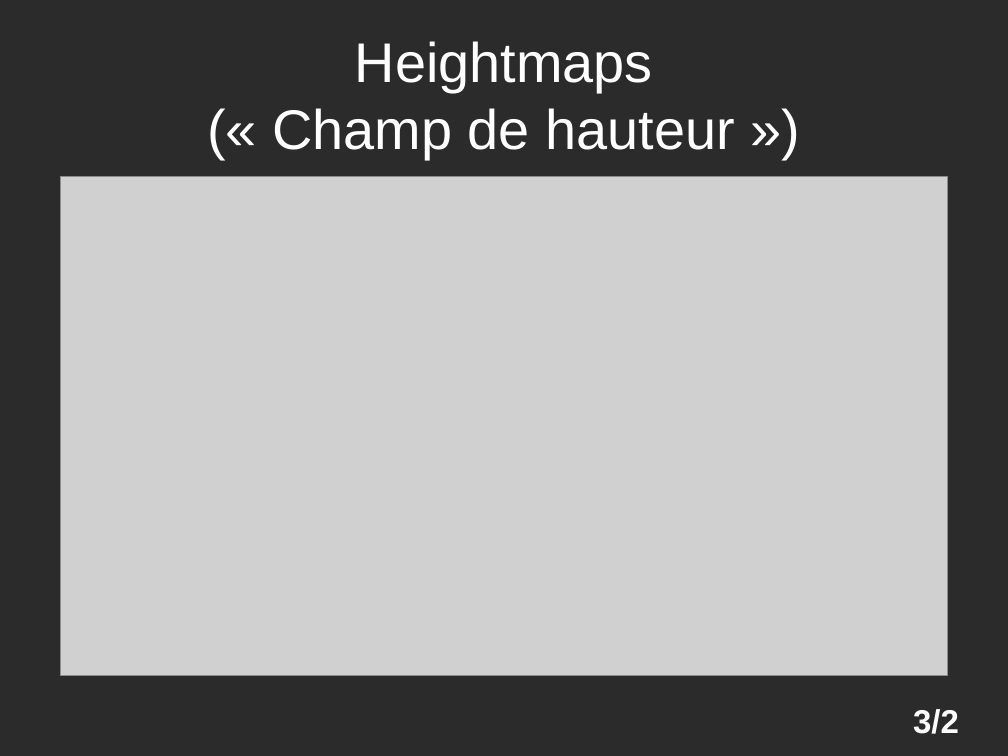
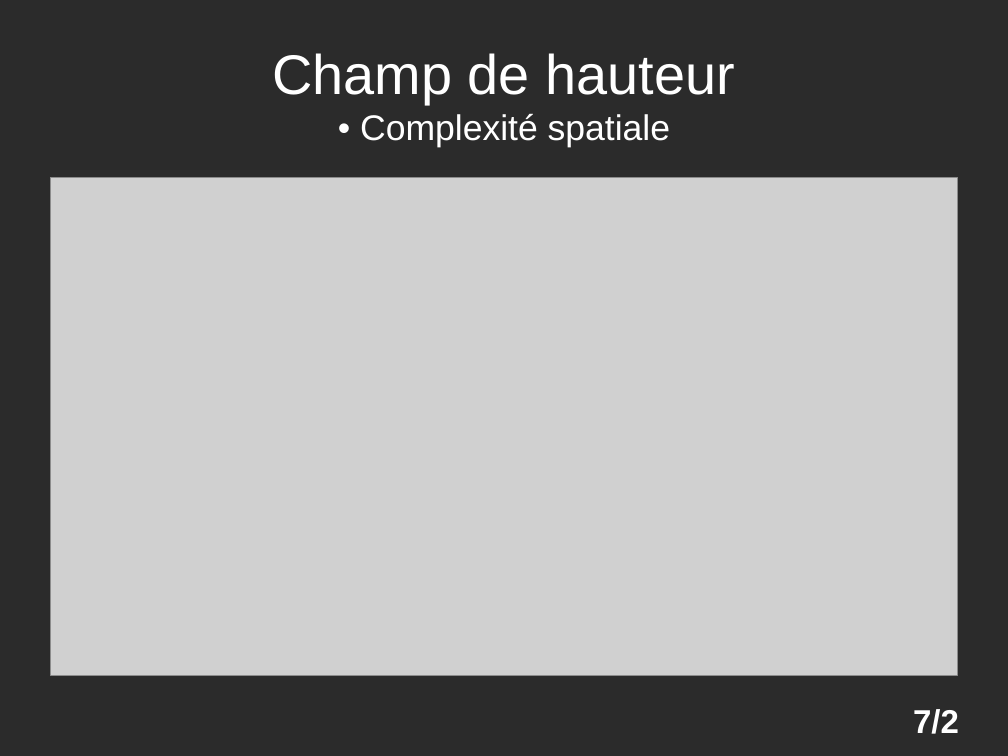
Before and after one commit to rpereira-dev/heightmaps_renderer, a slide deck: slide 7 of TIPE/presentation.odp (slide 3 before the commit). Drawn at 1008x756 pixels with LibreOffice and Linux fonts; fonts in the diff are those of the drawing; grey boxes stand for pictures; background and template pictures are left out; a plain dark background stands for a picture behind light text. Boxes give left, top, right and bottom in pixels: in the first picture for what was removed or moved away, otherwise in the second. Text is boxed around its words. In the diff, an @@ line names an element or a change of style, - is before the commit and + after.

```diff
--- a/TIPE/presentation.odp
+++ b/TIPE/presentation.odp
@@ title at (272, 53, 734, 148): text changed; size 44 to 28 pt @@
-Heightmaps
-(« Champ de hauteur »)
+Champ de hauteur
+• Complexité spatiale
@@ picture: place and size @@
-picture at (60, 177, 948, 676)
+picture at (50, 177, 958, 676)
@@ page number at (913, 709, 959, 734): text changed @@
-3/2
+7/2
```
Also in this commit, not shown: 2 other slides changed, 7 slides added, 22 slides removed, 47 other files.
